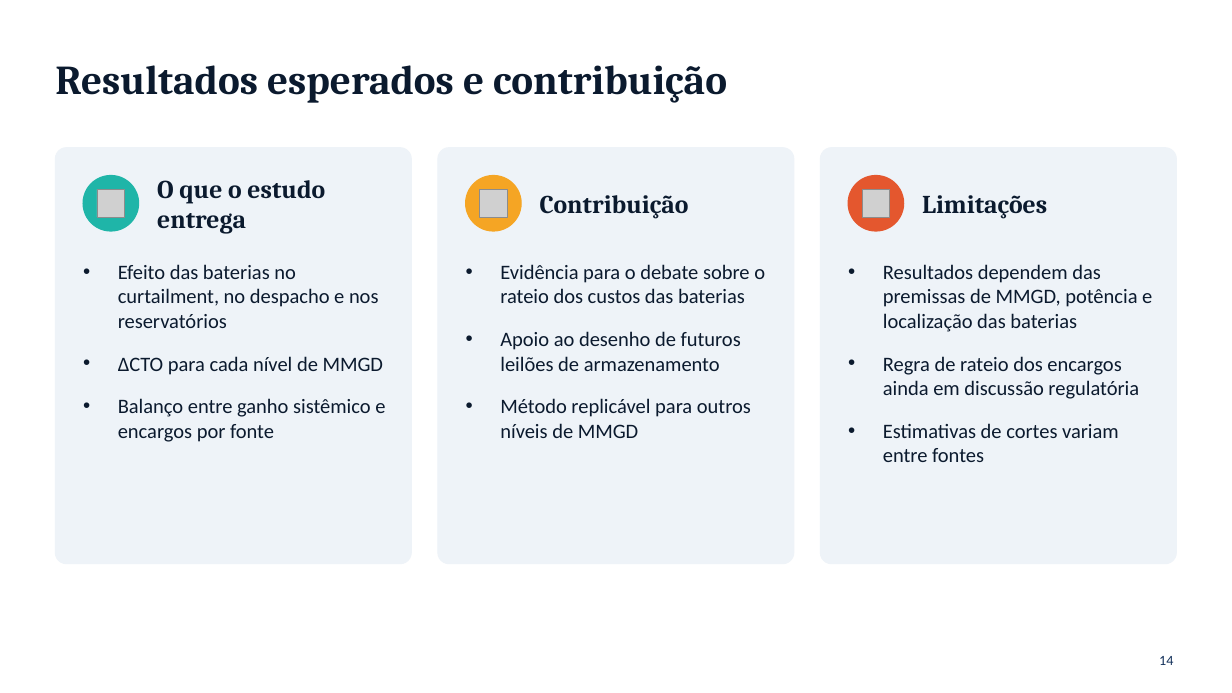
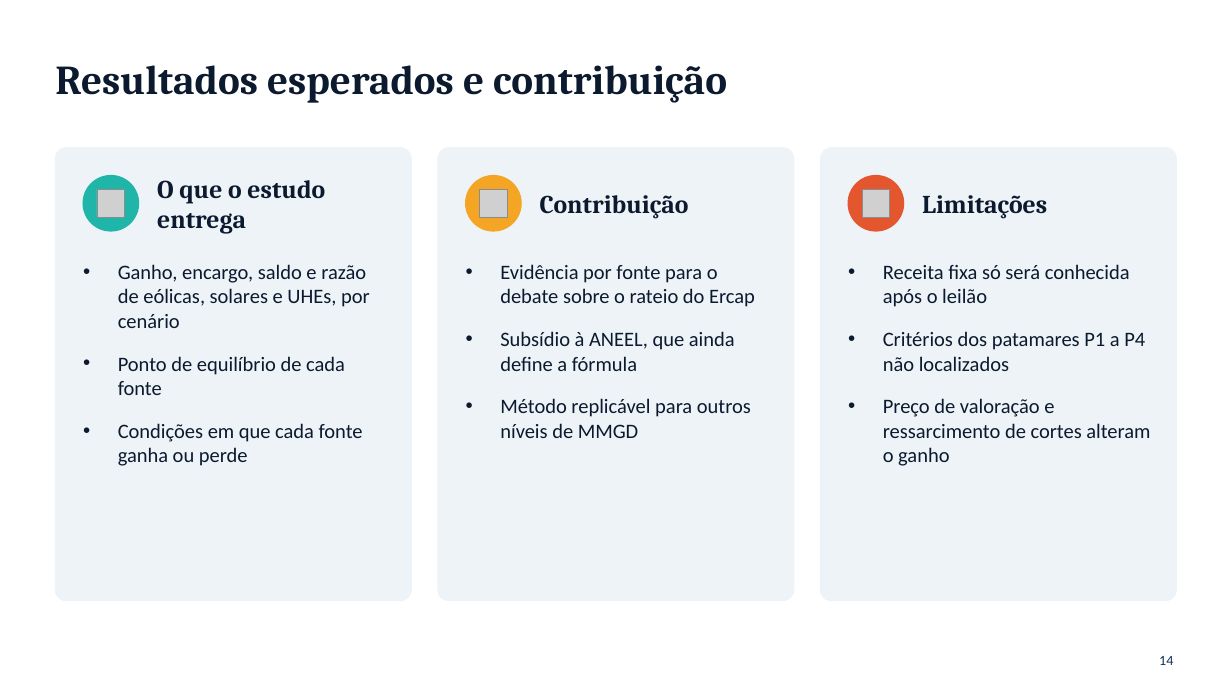
Before and after one commit to RonaldoSouza74/Instituto-de-Economia, a slide deck: slide 14 of Baterias_SIN_Economia_Setor_Eletrico_I.pptx. Drawn at 1232x693 pixels with LibreOffice and Linux fonts; fonts in the diff are those of the drawing; grey boxes stand for pictures. Boxes give left, top, right and bottom in pixels: in the first picture for what was removed or moved away, otherwise in the second. Text is boxed around its words. In the diff, an @@ line names an element or a change of style, - is before the commit and + after.

```diff
--- a/Baterias_SIN_Economia_Setor_Eletrico_I.pptx
+++ b/Baterias_SIN_Economia_Setor_Eletrico_I.pptx
@@ rounded rectangle: place and size @@
-rounded rectangle at (55, 148, 411, 564)
+rounded rectangle at (55, 148, 411, 601)
@@ rounded rectangle: place and size @@
-rounded rectangle at (438, 148, 794, 564)
+rounded rectangle at (438, 148, 794, 601)
@@ rounded rectangle: place and size @@
-rounded rectangle at (821, 148, 1177, 564)
+rounded rectangle at (821, 148, 1177, 601)
@@ text at (118, 264, 370, 466): text changed @@
-• Efeito das baterias no curtailment, no despacho e nos reservatórios
-• ΔCTO para cada nível de MMGD
-• Balanço entre ganho sistêmico e encargos por fonte
+• Ganho, encargo, saldo e razão de eólicas, solares e UHEs, por cenário
+• Ponto de equilíbrio de cada fonte
+• Condições em que cada fonte ganha ou perde
@@ text at (500, 264, 755, 371): text changed @@
-• Evidência para o debate sobre o rateio dos custos das baterias
-• Apoio ao desenho de futuros leilões de armazenamento
+• Evidência por fonte para o debate sobre o rateio do Ercap
+• Subsídio à ANEEL, que ainda define a fórmula
@@ text at (883, 264, 1150, 466): text changed @@
-• Resultados dependem das premissas de MMGD, potência e localização das baterias
-• Regra de rateio dos encargos ainda em discussão regulatória
-• Estimativas de cortes variam entre fontes
+• Receita fixa só será conhecida após o leilão
+• Critérios dos patamares P1 a P4 não localizados
+• Preço de valoração e ressarcimento de cortes alteram o ganho
```
Also in this commit, not shown: 15 other slides changed, 2 slides added, 2 slides removed.
